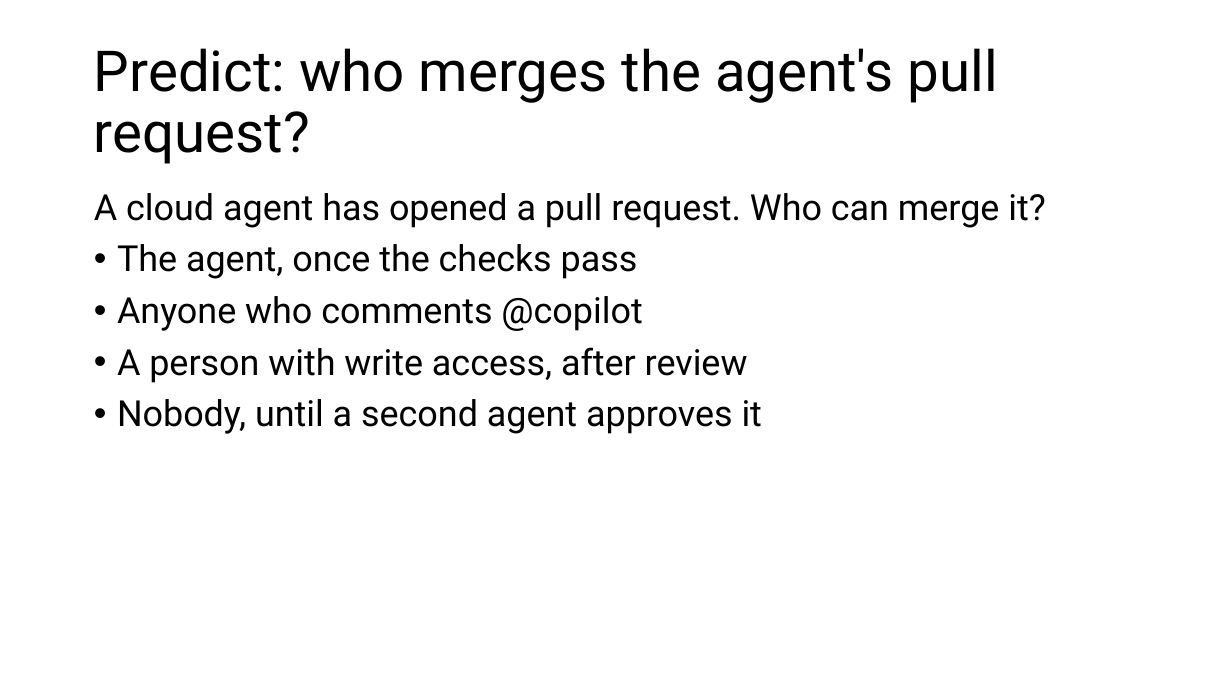
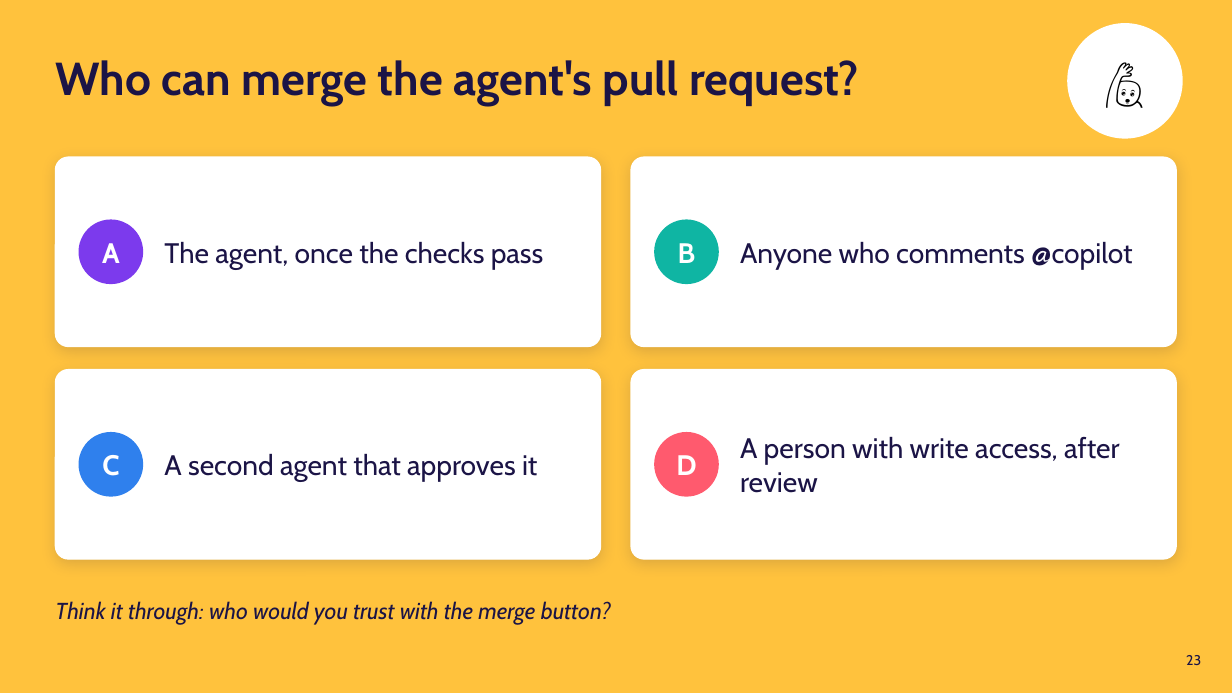
Before and after one commit to danielcregg/ai-assisted-programming, a slide deck: slide 23 of lectures-and-labs/week06/agents-lecture.pptx (slide 28 before the commit). Drawn at 1232x693 pixels with LibreOffice and Linux fonts; fonts in the diff are those of the drawing. Boxes give left, top, right and bottom in pixels: in the first picture for what was removed or moved away, otherwise in the second. Text is boxed around its words. In the diff, an @@ line names an element or a change of style, - is before the commit and + after.

```diff
--- a/lectures-and-labs/week06/agents-lecture.pptx
+++ b/lectures-and-labs/week06/agents-lecture.pptx
@@ background #FFFFFF to #FFC23D @@
@@ ellipse added at (1067,23,1183,139), fill #FFFFFF, 40 pt, text #000000 @@
+🙋
@@ title at (55,60,859,106): text changed; size 44 to 36 pt; font Roboto to Cabin; text colour #000000 to #1B1446; bold on @@
-Predict: who merges the agent's pull request?
+Who can merge the agent's pull request?
@@ rounded rectangle added at (55,157,601,347), fill #FFFFFF, outline #FFFFFF 1 pt, 22 pt, text #1B1446 @@
+The agent, once the checks pass
@@ rounded rectangle added at (631,157,1177,347), fill #FFFFFF, outline #FFFFFF 1 pt, 22 pt, text #1B1446 @@
+Anyone who comments @copilot
@@ text removed at (94,193,1045,434) @@
-A cloud agent has opened a pull request. Who can merge it?
-• The agent, once the checks pass
-• Anyone who comments @copilot
-• A person with write access, after review
-• Nobody, until a second agent approves it
@@ ellipse added at (79,220,143,285), fill #7C3AED, 22 pt, text #FFFFFF, bold @@
+A
@@ ellipse added at (654,220,719,285), fill #0FB5A3, 22 pt, text #FFFFFF, bold @@
+B
@@ rounded rectangle added at (55,370,601,559), fill #FFFFFF, outline #FFFFFF 1 pt, 22 pt, text #1B1446 @@
+A second agent that approves it
@@ rounded rectangle added at (631,370,1177,559), fill #FFFFFF, outline #FFFFFF 1 pt, 22 pt, text #1B1446 @@
+A person with write access, after review
@@ ellipse added at (79,432,143,496), fill #2F80ED, 22 pt, text #FFFFFF, bold @@
+C
@@ ellipse added at (654,432,719,496), fill #FF5A6E, 22 pt, text #FFFFFF, bold @@
+D
@@ text added at (55,601,611,625), 18 pt, text #1B1446, italic @@
+Think it through: who would you trust with the merge button?
@@ page number added at (1186,655,1201,665), 11 pt, text #1B1446 @@
+23
```
Also in this commit, not shown: 28 other slides changed, 10 slides added, 34 slides removed, 1 other file.
